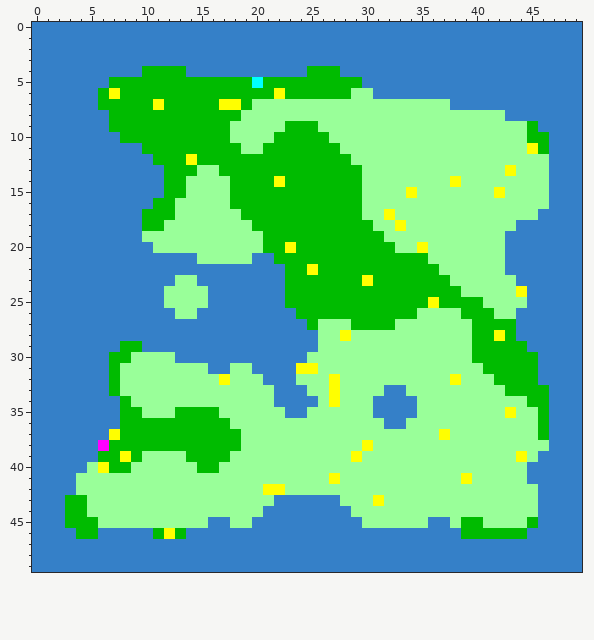
One commit to this pixel-art sprite: map.png. Above is the file before it was changed.
The file is 500x500 pixels, drawn in blocks of 10x10; one block is one cell here.
The same view after the edit:
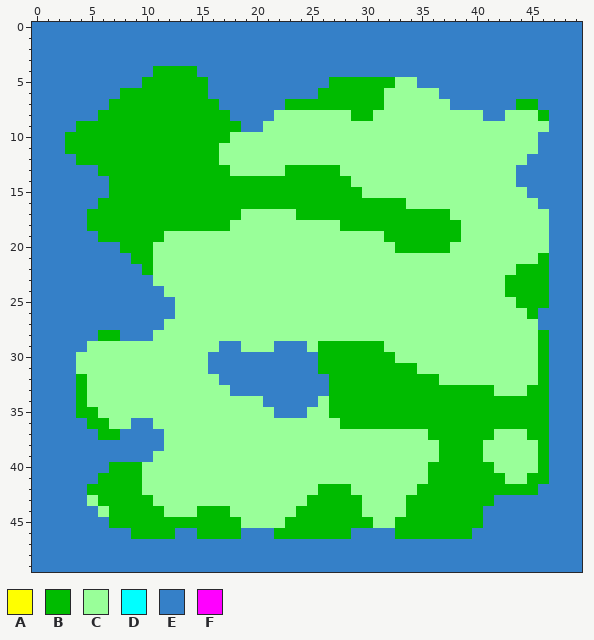
Palette (. is transparent): A #ffff00  B #00bb00  C #99ff99  D #00ffff  E #3580c8  F #ff00ff
The edit:
@@ x 0..49 @@
  3 EEEEEEEEEEEEEEEEEEEEEEEEEEEEEEEEEEEEEEEEEEEEEEEEEE
- 4 EEEEEEEEEEBBBBEEEEEEEEEEEBBBEEEEEEEEEEEEEEEEEEEEEE
- 5 EEEEEEEBBBBBBBBBBBBBDBBBBBBBBBEEEEEEEEEEEEEEEEEEEE
- 6 EEEEEEBABBBBBBBBBBBBBBABBBBBBCCEEEEEEEEEEEEEEEEEEE
- 7 EEEEEEBBBBBABBBBBAABCCCCCCCCCCCCCCCCCCEEEEEEEEEEEE
- 8 EEEEEEEBBBBBBBBBBBBCCCCCCCCCCCCCCCCCCCCCCCCEEEEEEE
- 9 EEEEEEEBBBBBBBBBBBCCCCCBBBCCCCCCCCCCCCCCCCCCCBEEEE
-10 EEEEEEEEBBBBBBBBBBCCCCBBBBBCCCCCCCCCCCCCCCCCCBBEEE
-11 EEEEEEEEEEBBBBBBBBBCCBBBBBBBCCCCCCCCCCCCCCCCCABEEE
-12 EEEEEEEEEEEBBBABBBBBBBBBBBBBBCCCCCCCCCCCCCCCCCCEEE
-13 EEEEEEEEEEEEBBBCCBBBBBBBBBBBBBCCCCCCCCCCCCCACCCEEE
-14 EEEEEEEEEEEEBBCCCCBBBBABBBBBBBCCCCCCCCACCCCCCCCEEE
-15 EEEEEEEEEEEEBBCCCCBBBBBBBBBBBBCCCCACCCCCCCACCCCEEE
-16 EEEEEEEEEEEBBCCCCCBBBBBBBBBBBBCCCCCCCCCCCCCCCCCEEE
-17 EEEEEEEEEEBBBCCCCCCBBBBBBBBBBBCCACCCCCCCCCCCCCEEEE
-18 EEEEEEEEEEBBCCCCCCCCBBBBBBBBBBBCCACCCCCCCCCCEEEEEE
-19 EEEEEEEEEECCCCCCCCCCCBBBBBBBBBBBCCCCCCCCCCCEEEEEEE
-20 EEEEEEEEEEECCCCCCCCCCBBABBBBBBBBBCCACCCCCCCEEEEEEE
-21 EEEEEEEEEEEEEEECCCCCEEBBBBBBBBBBBBBBCCCCCCCEEEEEEE
-22 EEEEEEEEEEEEEEEEEEEEEEEBBABBBBBBBBBBBCCCCCCEEEEEEE
-23 EEEEEEEEEEEEECCEEEEEEEEBBBBBBBABBBBBBBCCCCCCEEEEEE
-24 EEEEEEEEEEEECCCCEEEEEEEBBBBBBBBBBBBBBBBCCCCCAEEEEE
-25 EEEEEEEEEEEECCCCEEEEEEEBBBBBBBBBBBBBABBBBCCCCEEEEE
-26 EEEEEEEEEEEEECCEEEEEEEEEBBBBBBBBBBBCCCCBBBCCEEEEEE
-27 EEEEEEEEEEEEEEEEEEEEEEEEEBCCCBBBBCCCCCCCBBBBEEEEEE
-28 EEEEEEEEEEEEEEEEEEEEEEEEEECCACCCCCCCCCCCBBABEEEEEE
-29 EEEEEEEEBBEEEEEEEEEEEEEEEECCCCCCCCCCCCCCBBBBBEEEEE
-30 EEEEEEEBBCCCCEEEEEEEEEEEECCCCCCCCCCCCCCCBBBBBBEEEE
-31 EEEEEEEBCCCCCCCCEECCEEEEAACCCCCCCCCCCCCCCBBBBBEEEE
-32 EEEEEEEBCCCCCCCCCACCCEEECCCACCCCCCCCCCACCCBBBBEEEE
-33 EEEEEEEBCCCCCCCCCCCCCCEEECCACCCCEECCCCCCCCCBBBBEEE
-34 EEEEEEEEBCCCCCCCCCCCCCEEEECACCCEEEECCCCCCCCCCBBEEE
-35 EEEEEEEEBBCCCBBBBCCCCCCEECCCCCCEEEECCCCCCCCACCBEEE
-36 EEEEEEEEBBBBBBBBBBCCCCCCCCCCCCCCEECCCCCCCCCCCCBEEE
-37 EEEEEEEABBBBBBBBBBBCCCCCCCCCCCCCCCCCCACCCCCCCCBEEE
-38 EEEEEEFBBBBBBBBBBBBCCCCCCCCCCCACCCCCCCCCCCCCCCCEEE
-39 EEEEEEBBABCCCCBBBBCCCCCCCCCCCACCCCCCCCCCCCCCACEEEE
-40 EEEEECABBCCCCCCBBCCCCCCCCCCCCCCCCCCCCCCCCCCCCEEEEE
-41 EEEECCCCCCCCCCCCCCCCCCCCCCCACCCCCCCCCCCACCCCCEEEEE
-42 EEEECCCCCCCCCCCCCCCCCAACCCCCCCCCCCCCCCCCCCCCCCEEEE
-43 EEEBBCCCCCCCCCCCCCCCCCEEEEEECCCACCCCCCCCCCCCCCEEEE
-44 EEEBBCCCCCCCCCCCCCCCCEEEEEEEECCCCCCCCCCCCCCCCCEEEE
-45 EEEBBBCCCCCCCCCCEECCEEEEEEEEEECCCCCCEECBBCCCCBEEEE
-46 EEEEBBEEEEEBABEEEEEEEEEEEEEEEEEEEEEEEEEBBBBBBEEEEE
+ 4 EEEEEEEEEEEBBBBEEEEEEEEEEEEEEEEEEEEEEEEEEEEEEEEEEE
+ 5 EEEEEEEEEEBBBBBBEEEEEEEEEEEBBBBBBCCEEEEEEEEEEEEEEE
+ 6 EEEEEEEEBBBBBBBBEEEEEEEEEEBBBBBBCCCCCEEEEEEEEEEEEE
+ 7 EEEEEEEBBBBBBBBBBEEEEEEBBBBBBBBBCCCCCCEEEEEEBBEEEE
+ 8 EEEEEEBBBBBBBBBBBBEEEECCCCCCCBBCCCCCCCCCCEECCCBEEE
+ 9 EEEEBBBBBBBBBBBBBBBEECCCCCCCCCCCCCCCCCCCCCCCCCCEEE
+10 EEEBBBBBBBBBBBBBBBCCCCCCCCCCCCCCCCCCCCCCCCCCCCEEEE
+11 EEEBBBBBBBBBBBBBBCCCCCCCCCCCCCCCCCCCCCCCCCCCCCEEEE
+12 EEEEBBBBBBBBBBBBBCCCCCCCCCCCCCCCCCCCCCCCCCCCCEEEEE
+13 EEEEEEBBBBBBBBBBBBCCCCCBBBBBCCCCCCCCCCCCCCCCEEEEEE
+14 EEEEEEEBBBBBBBBBBBBBBBBBBBBBBCCCCCCCCCCCCCCCEEEEEE
+15 EEEEEEEBBBBBBBBBBBBBBBBBBBBBBBCCCCCCCCCCCCCCCEEEEE
+16 EEEEEEBBBBBBBBBBBBBBBBBBBBBBBBBBBBCCCCCCCCCCCCEEEE
+17 EEEEEBBBBBBBBBBBBBBCCCCCBBBBBBBBBBBBBBCCCCCCCCCEEE
+18 EEEEEBBBBBBBBBBBBBCCCCCCCCCCBBBBBBBBBBBCCCCCCCCEEE
+19 EEEEEEBBBBBBCCCCCCCCCCCCCCCCCCCCBBBBBBBCCCCCCCCEEE
+20 EEEEEEEEBBBCCCCCCCCCCCCCCCCCCCCCCBBBBBCCCCCCCCCEEE
+21 EEEEEEEEEBBCCCCCCCCCCCCCCCCCCCCCCCCCCCCCCCCCCCBEEE
+22 EEEEEEEEEEBCCCCCCCCCCCCCCCCCCCCCCCCCCCCCCCCCBBBEEE
+23 EEEEEEEEEEECCCCCCCCCCCCCCCCCCCCCCCCCCCCCCCCBBBBEEE
+24 EEEEEEEEEEEECCCCCCCCCCCCCCCCCCCCCCCCCCCCCCCBBBBEEE
+25 EEEEEEEEEEEEECCCCCCCCCCCCCCCCCCCCCCCCCCCCCCCBBBEEE
+26 EEEEEEEEEEEEECCCCCCCCCCCCCCCCCCCCCCCCCCCCCCCCBEEEE
+27 EEEEEEEEEEEECCCCCCCCCCCCCCCCCCCCCCCCCCCCCCCCCCEEEE
+28 EEEEEEBBEEECCCCCCCCCCCCCCCCCCCCCCCCCCCCCCCCCCCBEEE
+29 EEEEECCCCCCCCCCCCEECCCEEECBBBBBBCCCCCCCCCCCCCCBEEE
+30 EEEECCCCCCCCCCCCEEEEEEEEEEBBBBBBBCCCCCCCCCCCCCBEEE
+31 EEEECCCCCCCCCCCCEEEEEEEEEEBBBBBBBBBCCCCCCCCCCCBEEE
+32 EEEEBCCCCCCCCCCCCEEEEEEEEEEBBBBBBBBBBCCCCCCCCCBEEE
+33 EEEEBCCCCCCCCCCCCCEEEEEEEEEBBBBBBBBBBBBBBBCCCBBEEE
+34 EEEEBCCCCCCCCCCCCCCCCEEEEECBBBBBBBBBBBBBBBBBBBBEEE
+35 EEEEBBCCCCCCCCCCCCCCCCEEECCBBBBBBBBBBBBBBBBBBBBEEE
+36 EEEEEBBCCEECCCCCCCCCCCCCCCCCBBBBBBBBBBBBBBBBBBBEEE
+37 EEEEEEBBEEEECCCCCCCCCCCCCCCCCCCCCCCCBBBBBBCCCBBEEE
+38 EEEEEEEEEEEECCCCCCCCCCCCCCCCCCCCCCCCCBBBBCCCCCBEEE
+39 EEEEEEEEEEECCCCCCCCCCCCCCCCCCCCCCCCCCBBBBCCCCCBEEE
+40 EEEEEEEBBBCCCCCCCCCCCCCCCCCCCCCCCCCCBBBBBBCCCCBEEE
+41 EEEEEEBBBBCCCCCCCCCCCCCCCCCCCCCCCCCCBBBBBBBCCBBEEE
+42 EEEEEBBBBBCCCCCCCCCCCCCCCCBBBCCCCCCBBBBBBBBBBBEEEE
+43 EEEEECBBBBBCCCCCCCCCCCCCCBBBBBCCCCBBBBBBBBEEEEEEEE
+44 EEEEEECBBBBBCCCBBBCCCCCCBBBBBBCCCCBBBBBBBEEEEEEEEE
+45 EEEEEEEBBBBBBBBBBBBCCCCBBBBBBBBCCBBBBBBBBEEEEEEEEE
+46 EEEEEEEEEBBBBEEBBBBEEEBBBBBBBEEEEBBBBBBBEEEEEEEEEE
 47 EEEEEEEEEEEEEEEEEEEEEEEEEEEEEEEEEEEEEEEEEEEEEEEEEE
